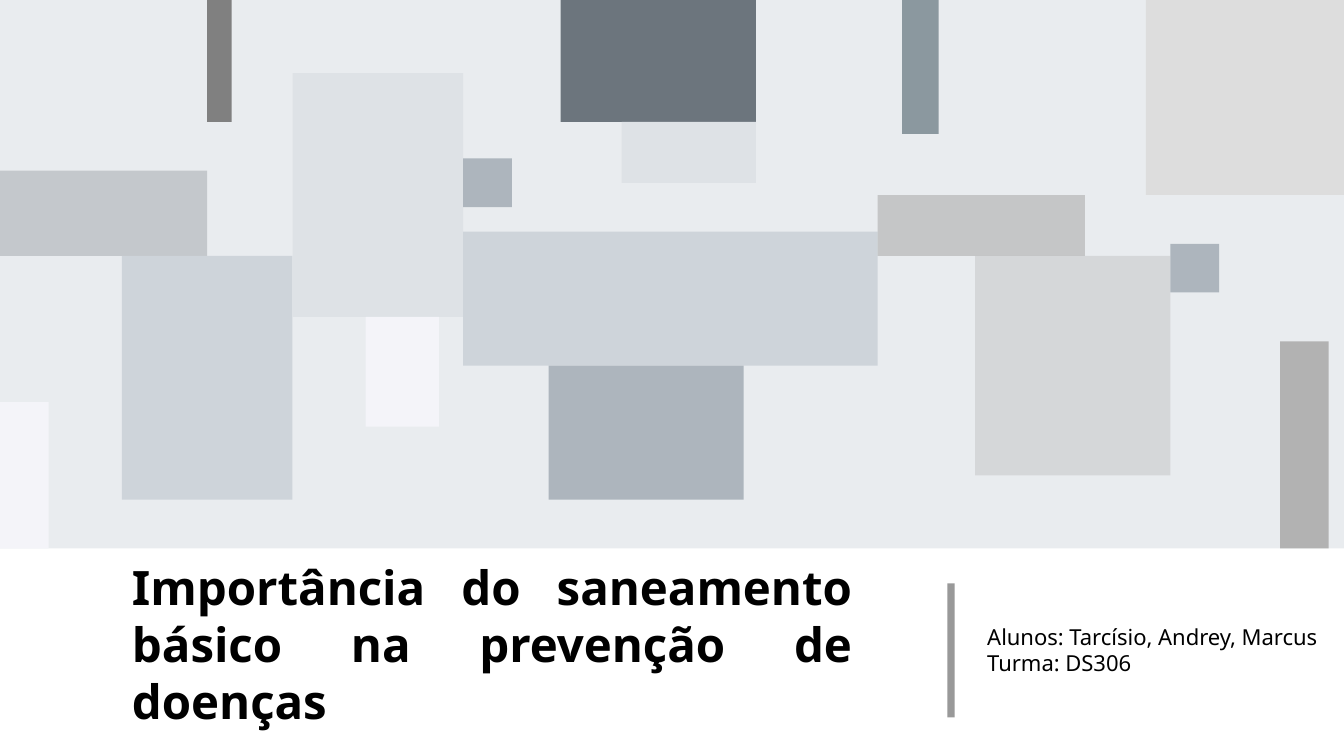
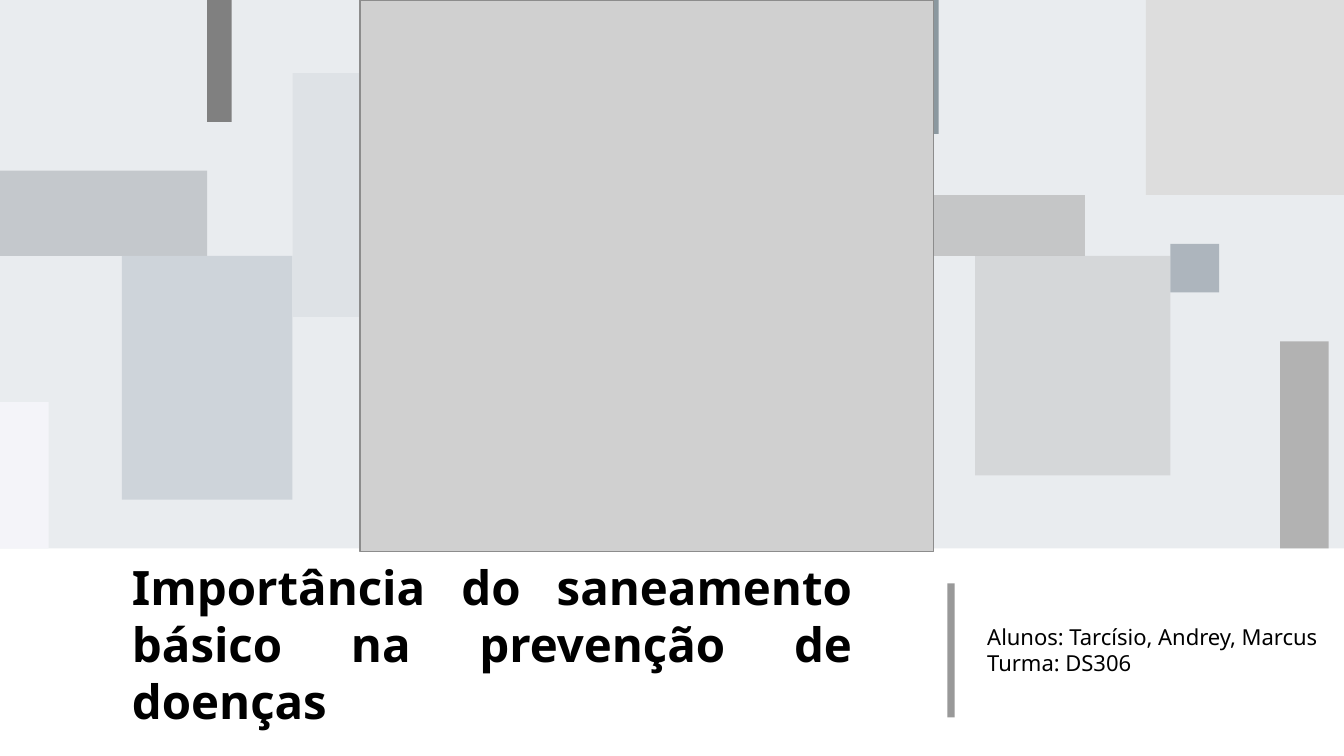
Before and after one commit to andreypereira08/teste, a slide deck: slide 1 of esquistossomose_atvbio.odp. Drawn at 1344x756 pixels with LibreOffice and Linux fonts; fonts in the diff are those of the drawing; grey boxes stand for pictures. Boxes give left, top, right and bottom in pixels: in the first picture for what was removed or moved away, otherwise in the second. Text is boxed around its words. In the diff, an @@ line names an element or a change of style, - is before the commit and + after.

```diff
--- a/esquistossomose_atvbio.odp
+++ b/esquistossomose_atvbio.odp
@@ picture added at <box>360,0,934,552</box> @@
@@ group removed at <box>366,122,878,500</box>: 5 rectangles @@
```
Also in this commit, not shown: 5 other slides changed, 3 slides added, 5 slides removed, 2 other files.
